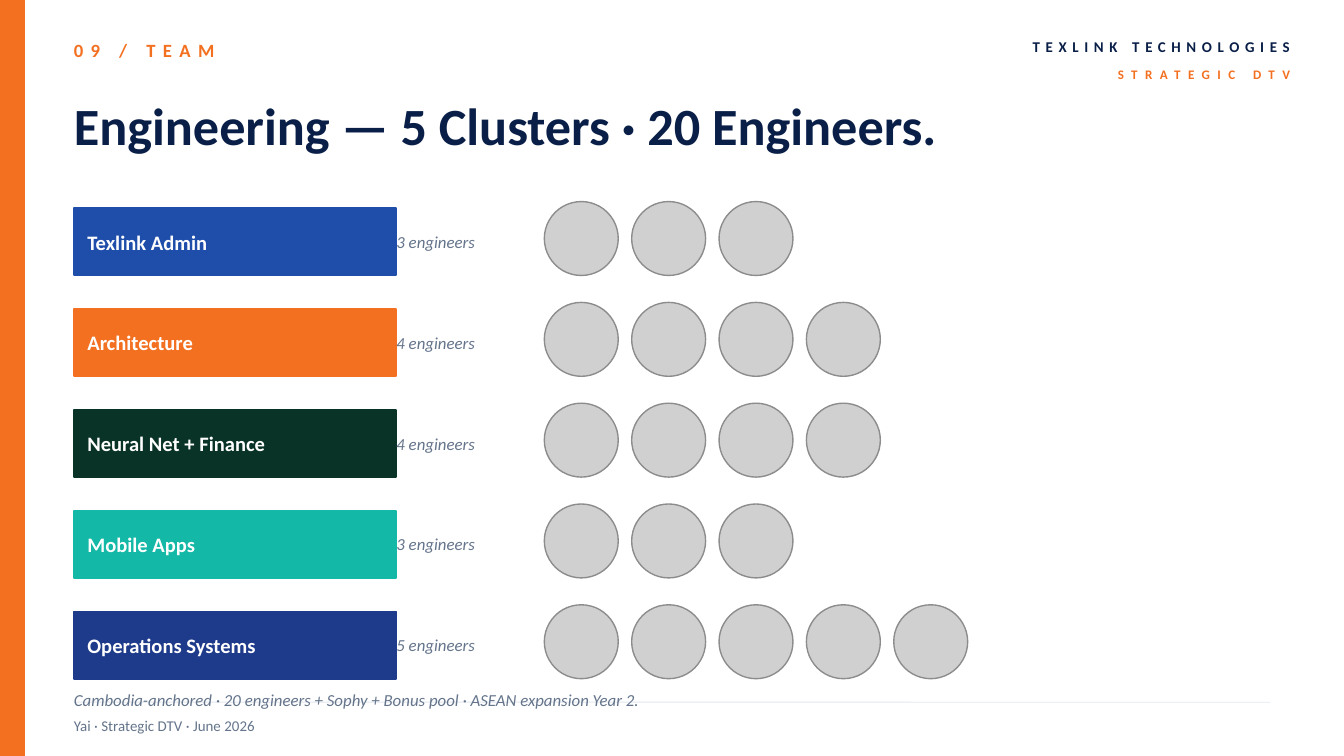
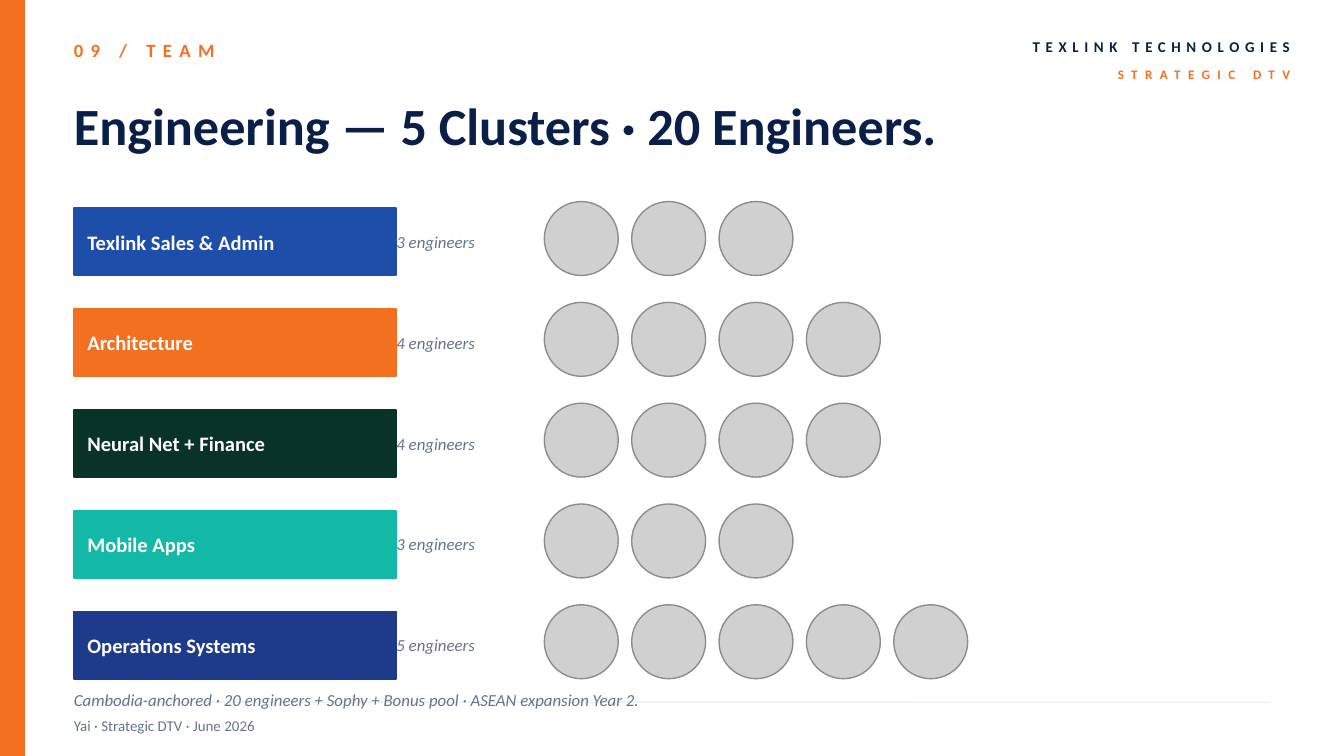
Before and after one commit to yaikhsales/homepage, a slide deck: slide 10 of public/downloads/yai-plan-deck.pptx. Drawn at 1344x756 pixels with LibreOffice and Linux fonts; fonts in the diff are those of the drawing; grey boxes stand for pictures. Boxes give left, top, right and bottom in pixels: in the first picture for what was removed or moved away, otherwise in the second. Text is boxed around its words. In the diff, an @@ line names an element or a change of style, - is before the commit and + after.

```diff
--- a/public/downloads/yai-plan-deck.pptx
+++ b/public/downloads/yai-plan-deck.pptx
@@ text at box(87, 235, 274, 250): text changed @@
-Texlink Admin
+Texlink Sales & Admin
```
Also in this commit, not shown: 5 other files.
